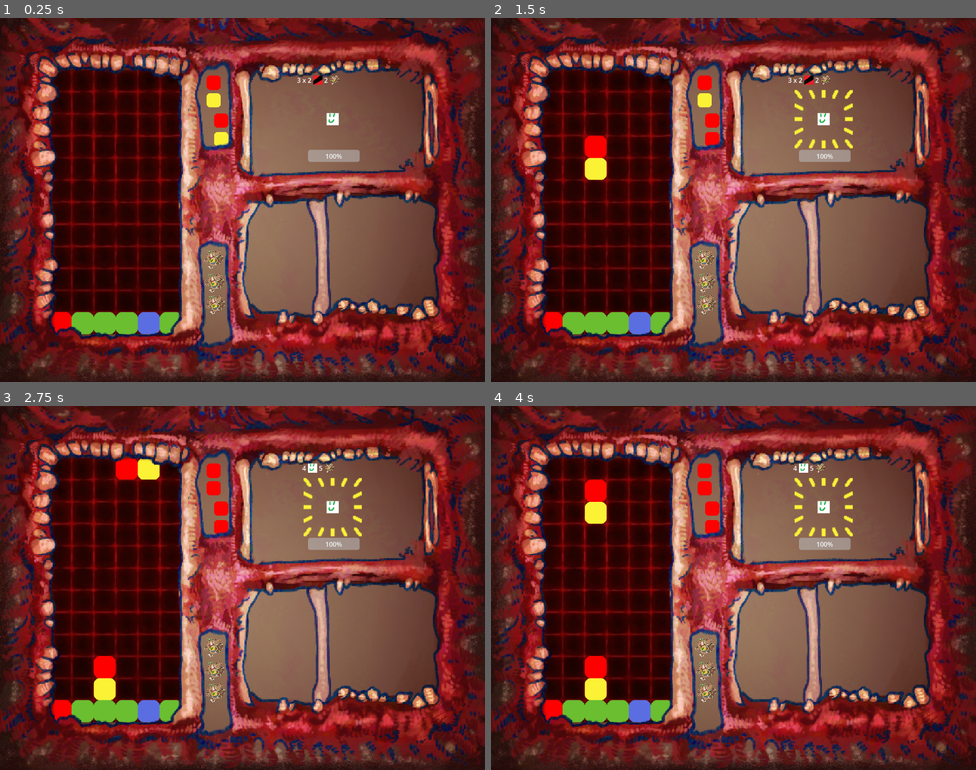
Above: before the commit, frames 1-4 (two rows, left to right).
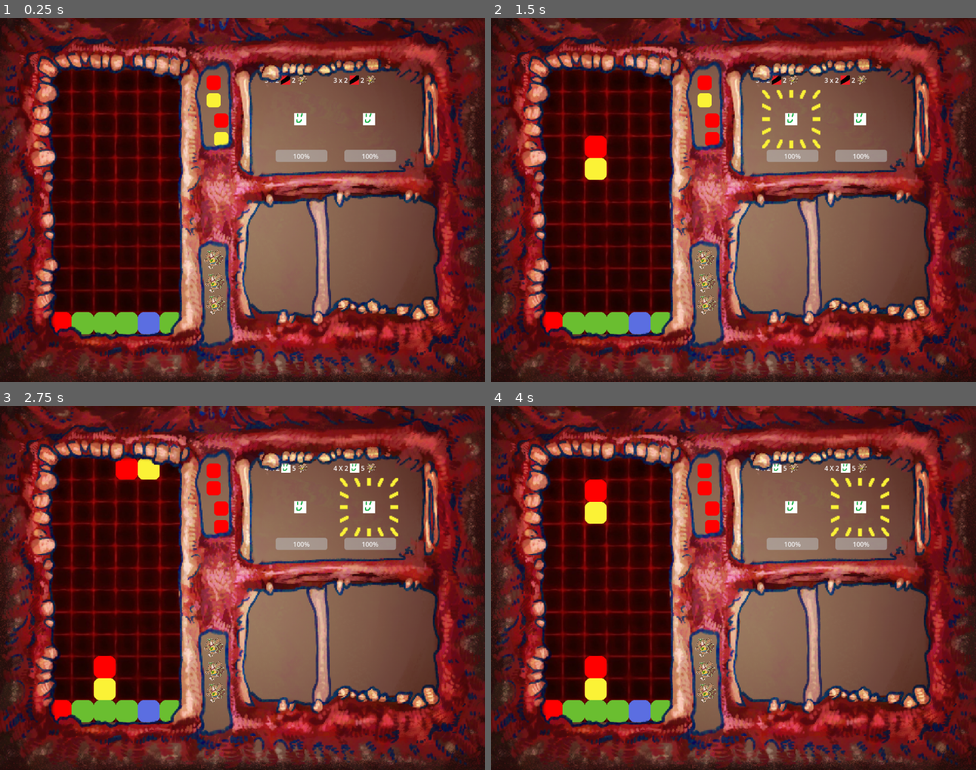
Above: after the commit, the same moments.

Repository: MarGamaDev/PuyoPuyoLike
Game: Godot game, scene res://Scenes/combat.tscn
Same seed, same stepped clock (60 frames per second), same inputs: the game is played once before the commit and once after it. The engine's default icon, where the game draws it, is replaced by a stand-in: a white triangle on a blue panel in a dark square.
Inputs:
- Up to frame 1 (0.25 s): no input
- Up to frame 2 (1.5 s): hold D (puyo_right) 0.53-1.28 s; tap 1 (TESTING_player_spawn) at 0.6 s; tap Enter at 1.25 s; hold S (puyo_down) from 1.28 s (still down); tap J (puyo_rotate) at 1.35 s
- Up to frame 3 (2.75 s): release S (puyo_down) at 2.03 s; hold D (puyo_right) from 2.03 s (still down); tap Shift (switch_target) at 2.1 s
- Up to frame 4 (4 s): tap Space at 2.75 s; tap 1 (TESTING_player_spawn) at 2.85 s; tap Enter at 3.5 s; release D (puyo_right) at 3.53 s; hold A (puyo_left) from 3.53 s (still down); tap J (puyo_rotate) at 3.6 s

The runs differ from the first frame. In frame 1, 1.2% of the frame differs, in the area x 54-82%, y 15-40%; in frame 2, 1.8%; in frame 3, 1.8%; in frame 4, 1.8%.

Commit message:
fixed reward screen bug with multiple enemies

Diff:
--- a/Scenes/Combat/Enemy/enemy.tscn
+++ b/Scenes/Combat/Enemy/enemy.tscn
@@ -8,6 +8,21 @@
 [ext_resource type="Resource" uid="uid://cn0op1aiuirgi" path="res://Resources/EnemyAttacks/test_enemy_attack_2.tres" id="5_auwsv"]
 [ext_resource type="PackedScene" uid="uid://b8mrbhnjhixwm" path="res://Scenes/Combat/Enemy/intent.tscn" id="7_rvs3k"]
 [ext_resource type="Texture2D" uid="uid://dqohymee1bv55" path="res://Placeholder Art/puyo_pop.png" id="8_oy6l1"]
+
+[sub_resource type="Animation" id="Animation_3h84l"]
+length = 0.001
+tracks/0/type = "value"
+tracks/0/imported = false
+tracks/0/enabled = true
+tracks/0/path = NodePath("Sprite:modulate")
+tracks/0/interp = 1
+tracks/0/loop_wrap = true
+tracks/0/keys = {
+"times": PackedFloat32Array(0),
+"transitions": PackedFloat32Array(1),
+"update": 0,
+"values": [Color(1, 1, 1, 1)]
+}
 
 [sub_resource type="Animation" id="Animation_oy6l1"]
 resource_name = "animation"
@@ -23,21 +38,6 @@
 "transitions": PackedFloat32Array(1, 1, 1),
 "update": 0,
 "values": [Color(1, 1, 1, 1), Color(1, 0, 0, 1), Color(1, 1, 1, 1)]
-}
-
-[sub_resource type="Animation" id="Animation_3h84l"]
-length = 0.001
-tracks/0/type = "value"
-tracks/0/imported = false
-tracks/0/enabled = true
-tracks/0/path = NodePath("Sprite:modulate")
-tracks/0/interp = 1
-tracks/0/loop_wrap = true
-tracks/0/keys = {
-"times": PackedFloat32Array(0),
-"transitions": PackedFloat32Array(1),
-"update": 0,
-"values": [Color(1, 1, 1, 1)]
 }
 
 [sub_resource type="AnimationLibrary" id="AnimationLibrary_1xvn7"]
--- a/Scenes/combat.tscn
+++ b/Scenes/combat.tscn
@@ -8,7 +8,7 @@
 [ext_resource type="PackedScene" uid="uid://1hbj1uv66mu2" path="res://Scenes/DevTools/puyo_test_ui.tscn" id="5_yt1oa"]
 [ext_resource type="Texture2D" uid="uid://14ejxpdanarl" path="res://Art/combat_frame.png" id="7_3w34b"]
 [ext_resource type="Script" uid="uid://b4hbt6qjcu26g" path="res://scripts/Combat/encounter_manager.gd" id="8_twsak"]
-[ext_resource type="PackedScene" uid="uid://cuj4wx1wkdopv" path="res://Scenes/Combat/Encounters/single_grunt_encounter.tscn" id="8_w6tjk"]
+[ext_resource type="PackedScene" uid="uid://dq858shoyju02" path="res://Scenes/Combat/Encounters/GruntEncounter.tscn" id="8_y8jr2"]
 [ext_resource type="PackedScene" uid="uid://b3qfdcqaqmgk4" path="res://Scenes/Combat/combat_effects_manager.tscn" id="11_w6tjk"]
 [ext_resource type="PackedScene" uid="uid://b2l1xn5ovaca4" path="res://Scenes/reward_screen.tscn" id="11_xisnc"]
 [ext_resource type="Script" uid="uid://bc5i4sjlttc78" path="res://scripts/Inventory.gd" id="12_xisnc"]
@@ -49,7 +49,7 @@
 [node name="EncounterManager" type="Node2D" parent="."]
 position = Vector2(823, 250)
 script = ExtResource("8_twsak")
-encounter_array = Array[PackedScene]([ExtResource("8_w6tjk")])
+encounter_array = Array[PackedScene]([ExtResource("8_y8jr2")])
 
 [node name="CombatEffectsManager" parent="." instance=ExtResource("11_w6tjk")]
 
--- a/scripts/reward_screen.gd
+++ b/scripts/reward_screen.gd
@@ -12,41 +12,47 @@
 var reward_choices : Array
 var choice_containers : Array
 
+var rest_flag = true
+
 func _ready():
 	#generate_pool()
 	pass
 
 func generate_pool(new_pool_size := reward_choice_pool_size):
-	await get_tree().create_timer(0.4).timeout
-	show()
-	reward_choice_pool_size = new_pool_size
-	reward_choices = []
-	choice_containers = []
-	var reward_check = true
-	for i in range(0, reward_choice_pool_size):
-		var new_item_for_pool = possible_rewards.pick_random()
-		while reward_check:
-			new_item_for_pool = possible_rewards.pick_random()
-			print(reward_choices.has(new_item_for_pool))
-			if !(reward_choices.has(new_item_for_pool)):
-				reward_check = false
-		reward_check = true
-		reward_choices.append(new_item_for_pool)
+	if rest_flag:
+		await get_tree().create_timer(0.4).timeout
+		show()
+		reward_choice_pool_size = new_pool_size
+		reward_choices = []
+		choice_containers = []
+		var reward_check = true
+		for i in range(0, reward_choice_pool_size):
+			var new_item_for_pool = possible_rewards.pick_random()
+			while reward_check:
+				new_item_for_pool = possible_rewards.pick_random()
+				print(reward_choices.has(new_item_for_pool))
+				if !(reward_choices.has(new_item_for_pool)):
+					reward_check = false
+			reward_check = true
+			reward_choices.append(new_item_for_pool)
 
-	for i in reward_choices:
-		var new_reward_choice : RewardChoice = reward_choice_scene.instantiate()
-		new_reward_choice.connect("on_reward_chosen", on_reward_button_pressed)
-		new_reward_choice.connect("on_reward_chosen", reset_pool)
-		##will need to change this to draw on a pool
-		new_reward_choice.create_reward(RewardChoice.REWARD_TYPE.ITEM, i)
-		$RewardsContainer.add_child(new_reward_choice)
-		choice_containers.append(new_reward_choice)
+		for i in reward_choices:
+			var new_reward_choice : RewardChoice = reward_choice_scene.instantiate()
+			new_reward_choice.connect("on_reward_chosen", on_reward_button_pressed)
+			new_reward_choice.connect("on_reward_chosen", reset_pool)
+			##will need to change this to draw on a pool
+			new_reward_choice.create_reward(RewardChoice.REWARD_TYPE.ITEM, i)
+			$RewardsContainer.add_child(new_reward_choice)
+			choice_containers.append(new_reward_choice)
+
+		rest_flag = false
 
 func reset_pool(name : String):
 	for i in choice_containers:
 		i.queue_free()
 	reward_choices = []
 	choice_containers = []
+	rest_flag = true
 
 @warning_ignore("shadowed_variable_base_class")
 func on_reward_button_pressed(type: RewardChoice.REWARD_TYPE, name : String):
